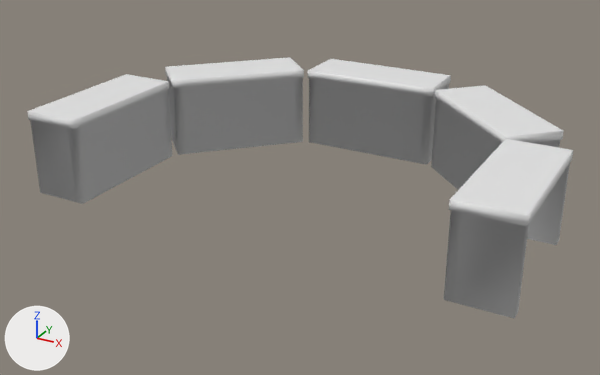
The OBJ model 3D Obj/Table.obj, before and after one commit.
One viewpoint serves both versions: a 50 mm lens placed at (319.0, -552.0, 305.0), pointed at (-12.0, 52.0, 3.0). The lights are fixed; the arrows at lower left show +X, +Y and +Z. Where no turn or scale is listed for an object, it has been applied to the vertices.
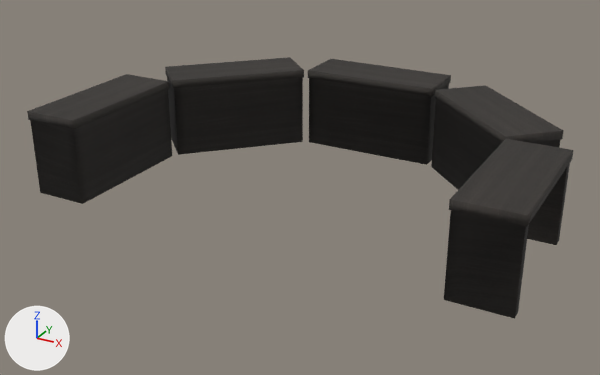
The change in detail:
Picture '8848.jpg' (img_8848_jpg) is new.
Material 'Material__25' (mat_material__25) is new.
Its texture is img_8848_jpg.
Its roughness is 0.9.
me_box003 has 58 vertices, 54 faces and spans x -66.1..66.1, y 165.0..217.5, z 0.0..77.0.
me_box003 now uses material mat_material__25 (picture img_8848_jpg).
me_box004 has 58 vertices, 54 faces and spans x -199.8..-69.6, y 70.2..200.7, z 0.0..77.0.
me_box004 now uses material mat_material__25 (picture img_8848_jpg).
me_box005 has 58 vertices, 54 faces and spans x -216.7..-164.2, y -65.3..66.9, z 0.0..77.0.
me_box005 now uses material mat_material__25 (picture img_8848_jpg).
me_box006 has 58 vertices, 54 faces and spans x 69.4..199.9, y 70.4..200.5, z 0.0..77.0.
me_box006 now uses material mat_material__25 (picture img_8848_jpg).
me_box007 has 58 vertices, 54 faces and spans x 164.2..216.7, y -65.3..66.9, z 0.0..77.0.
me_box007 now uses material mat_material__25 (picture img_8848_jpg).

Where the change shows, as pixel boxes [x1, y1, x2, y2] in the pictures (600 x 375 px):
'Box007', recoloured (white to black)
    both: [444, 139, 573, 319]
'Box005', recoloured (grey to black)
    both: [27, 74, 172, 204]
'Box004', recoloured (grey to black)
    both: [165, 57, 304, 155]
'Box003', recoloured (grey to black)
    both: [308, 59, 451, 165]
'Box006', recoloured (white to black)
    both: [431, 85, 563, 190]
